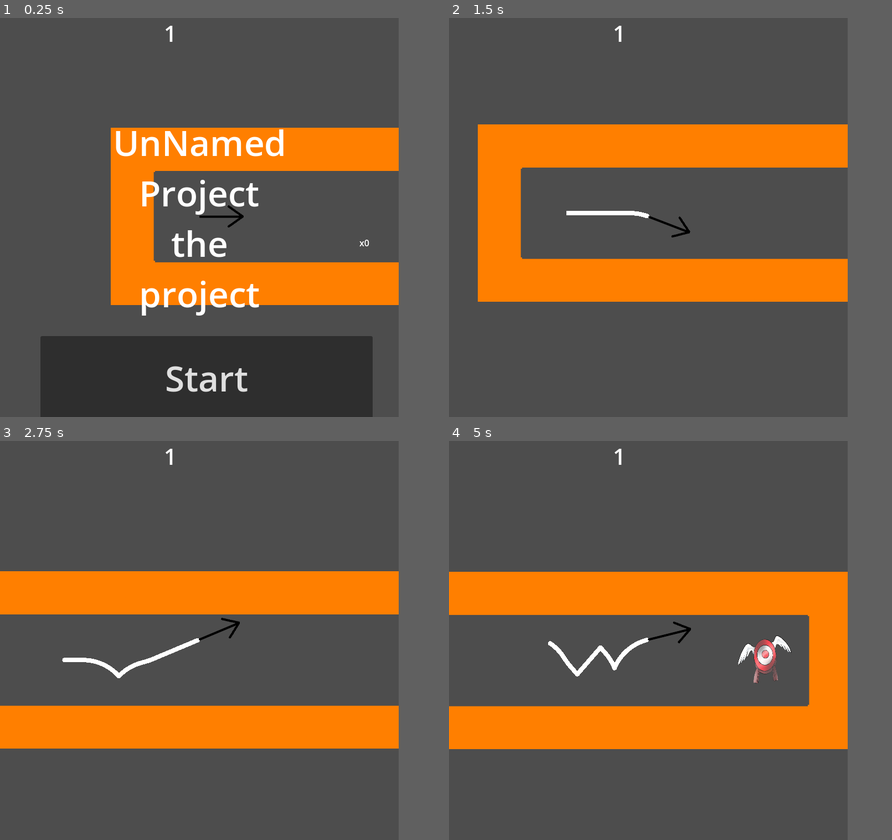
Above: before the commit, frames 1-4 (two rows, left to right).
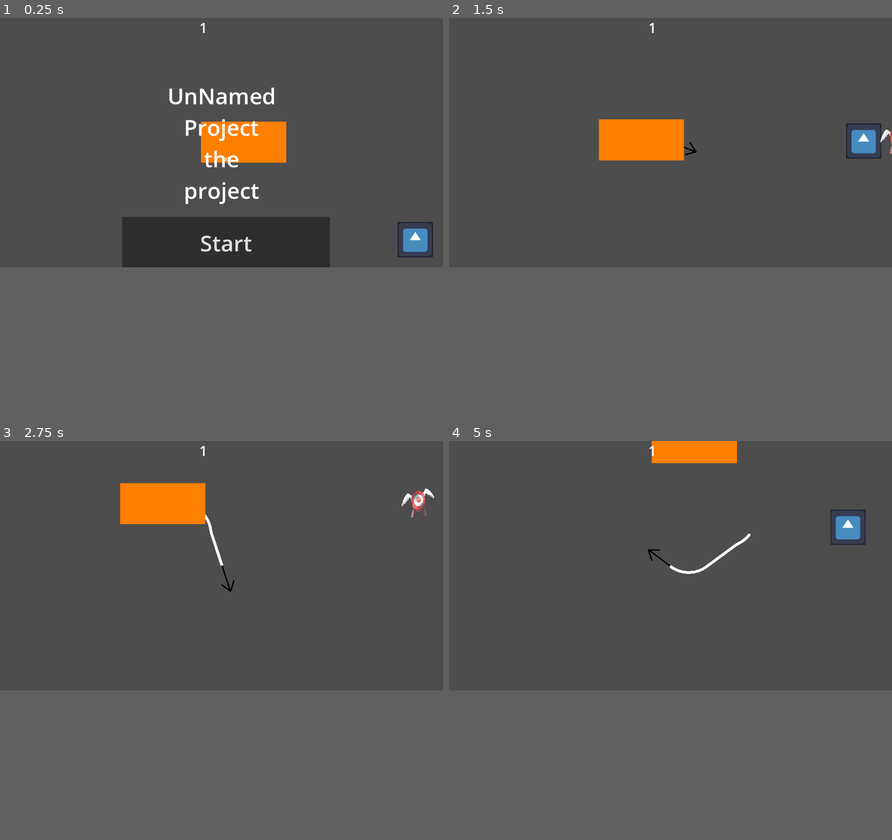
Above: after the commit, the same moments.

Repository: zazak03/jamimag
Game: Godot game, scene res://levels/level_one.tscn
Same seed, same stepped clock (60 frames per second), same inputs: the game is played once before the commit and once after it. The engine's default icon, where the game draws it, is replaced by a stand-in: a white triangle on a blue panel in a dark square.
Inputs:
- Up to frame 1 (0.25 s): no input
- Up to frame 2 (1.5 s): click "Start" at 0.5 s; hold Right (turn_clockwise) from 1.28 s (still down)
- Up to frame 3 (2.75 s): release Right (turn_clockwise) at 2.03 s; tap Left (turn_counterclockwise) at 2.1 s
- Up to frame 4 (5 s): hold Right (turn_clockwise) 2.78-3.53 s; tap Left (turn_counterclockwise) at 3.6 s; hold Right (turn_clockwise) from 4.28 s (still down)
In our replay, the window is 720x720 before the commit and 800x450 after it. These sizes can differ from the game's own. Grey fills any space a smaller window leaves; there, only what the larger window draws over its background counts as a difference.

The runs differ from the first frame. In frame 1, 35% of the frame differs, in the area x 0-98%, y 1-100%; in frame 2, 20%; in frame 3, 22%; in frame 4, 24%.

Commit message:
résout dépendance

Diff:
--- a/levels/level_five_ancien.tscn
+++ b/levels/level_five_ancien.tscn
@@ -6,7 +6,6 @@
 [ext_resource type="PackedScene" uid="uid://brrdayx4y2d5" path="res://scenes/hud.tscn" id="4_j7pi3"]
 [ext_resource type="PackedScene" uid="uid://0esgngfl4gg0" path="res://scenes/ennemy.tscn" id="5_0ec7e"]
 [ext_resource type="PackedScene" uid="uid://o7vlus230k1g" path="res://scenes/mur.tscn" id="5_ebkpv"]
-[ext_resource type="PackedScene" uid="uid://ghn66e5oxxao" path="res://levels/credits.tscn" id="5_ffdq0"]
 
 [sub_resource type="Curve2D" id="Curve2D_tbitd"]
 _data = {
@@ -49,7 +48,6 @@
 [node name="DeincrementTimer" type="Timer" parent="."]
 
 [node name="CanvasLayer" parent="." instance=ExtResource("4_j7pi3")]
-next = ExtResource("5_ffdq0")
 level = 5
 
 [node name="mur" parent="." instance=ExtResource("5_ebkpv")]
--- a/others/mur_TileSet.tres
+++ b/others/mur_TileSet.tres
@@ -22,14 +22,6 @@
 1:0/0/terrains_peering_bit/right_side = 0
 1:0/0/terrains_peering_bit/bottom_side = 0
 1:0/0/terrains_peering_bit/left_side = 0
-2:0/0 = 0
-2:0/0/terrain_set = 0
-2:0/0/terrain = 0
-2:0/0/physics_layer_0/linear_velocity = Vector2(0, 0)
-2:0/0/physics_layer_0/angular_velocity = 0.0
-2:0/0/physics_layer_0/polygon_0/points = PackedVector2Array(-50, 50, 50, 50, 50, -50, -50, -50)
-2:0/0/terrains_peering_bit/bottom_side = 0
-2:0/0/terrains_peering_bit/left_side = 0
 0:1/0 = 0
 0:1/0/terrain_set = 0
 0:1/0/terrain = 0
@@ -76,6 +68,14 @@
 1:2/0/terrains_peering_bit/right_side = 0
 1:2/0/terrains_peering_bit/left_side = 0
 1:2/0/terrains_peering_bit/top_side = 0
+2:0/0 = 0
+2:0/0/terrain_set = 0
+2:0/0/terrain = 0
+2:0/0/physics_layer_0/linear_velocity = Vector2(0, 0)
+2:0/0/physics_layer_0/angular_velocity = 0.0
+2:0/0/physics_layer_0/polygon_0/points = PackedVector2Array(-50, 50, 50, 50, 50, -50, -50, -50)
+2:0/0/terrains_peering_bit/bottom_side = 0
+2:0/0/terrains_peering_bit/left_side = 0
 2:2/0 = 0
 2:2/0/terrain_set = 0
 2:2/0/terrain = 0
@@ -86,7 +86,6 @@
 2:2/0/terrains_peering_bit/top_side = 0
 
 [resource]
-tile_size = Vector2i(100, 100)
 physics_layer_0/collision_layer = 1
 terrain_set_0/mode = 0
 terrain_set_0/terrain_0/name = "Terrain 0"
--- a/project.godot
+++ b/project.godot
@@ -19,7 +19,7 @@
 
 [display]
 
-window/size/viewport_width=720
+window/size/viewport_width=1280
 window/size/viewport_height=720
 window/stretch/mode="viewport"
 
Not shown: 1 places in levels/level_five_ancien.tscn that only renumber resources
